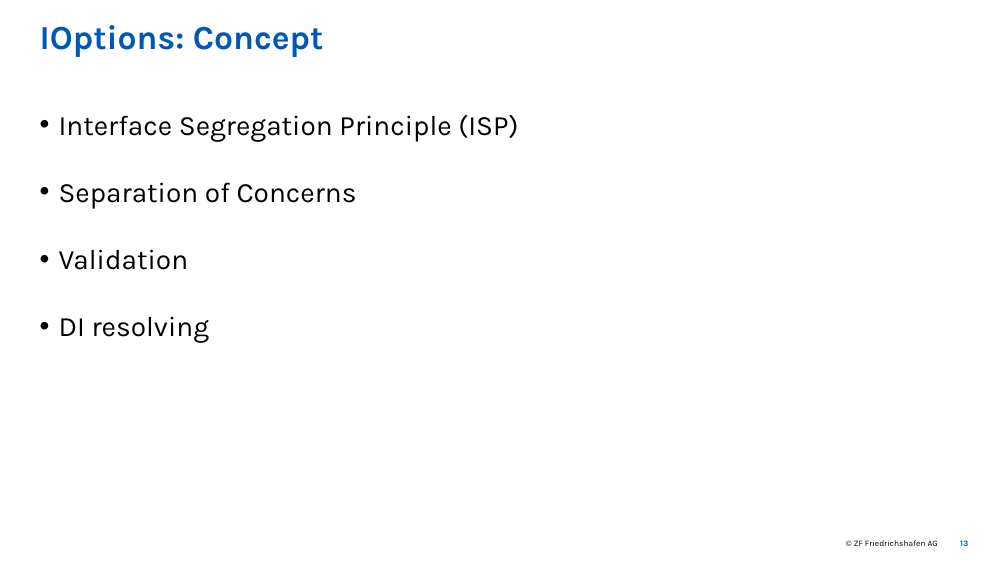
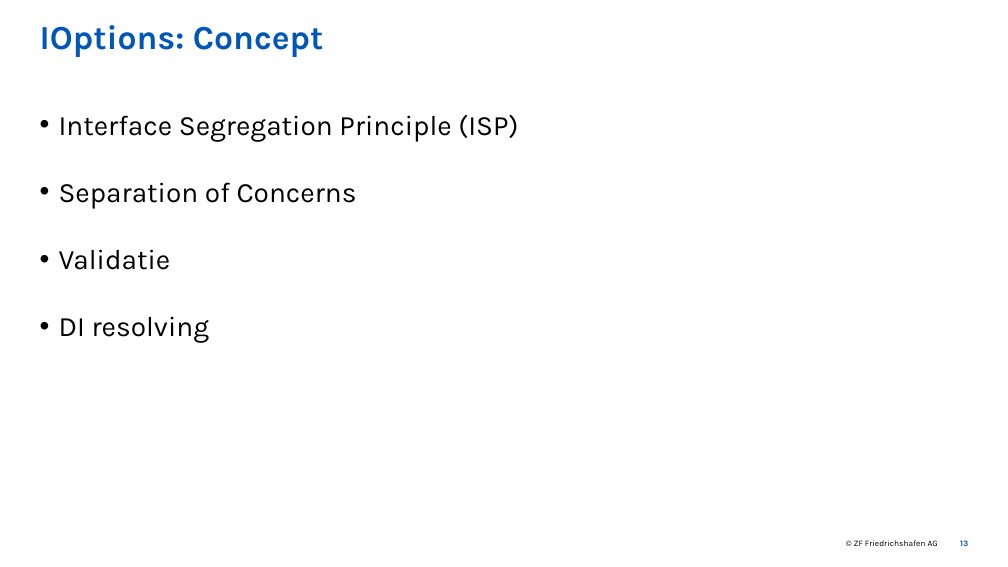
Before and after one commit to PhbsSmn/configuration-and-options, a slide deck: slide 13 of slides/presentation.pptx. Drawn at 1008x567 pixels with LibreOffice and Linux fonts; fonts in the diff are those of the drawing; background and template pictures are left out. Boxes give left, top, right and bottom in pixels: in the first picture for what was removed or moved away, otherwise in the second. Text is boxed around its words. In the diff, an @@ line names an element or a change of style, - is before the commit and + after.

```diff
--- a/slides/presentation.pptx
+++ b/slides/presentation.pptx
@@ text at [59,249,171,270]: text changed @@
-• Validation
+• Validatie
```
Also in this commit, not shown: 3 other slides changed, 4 slides added, 5 slides removed, 32 other files.
